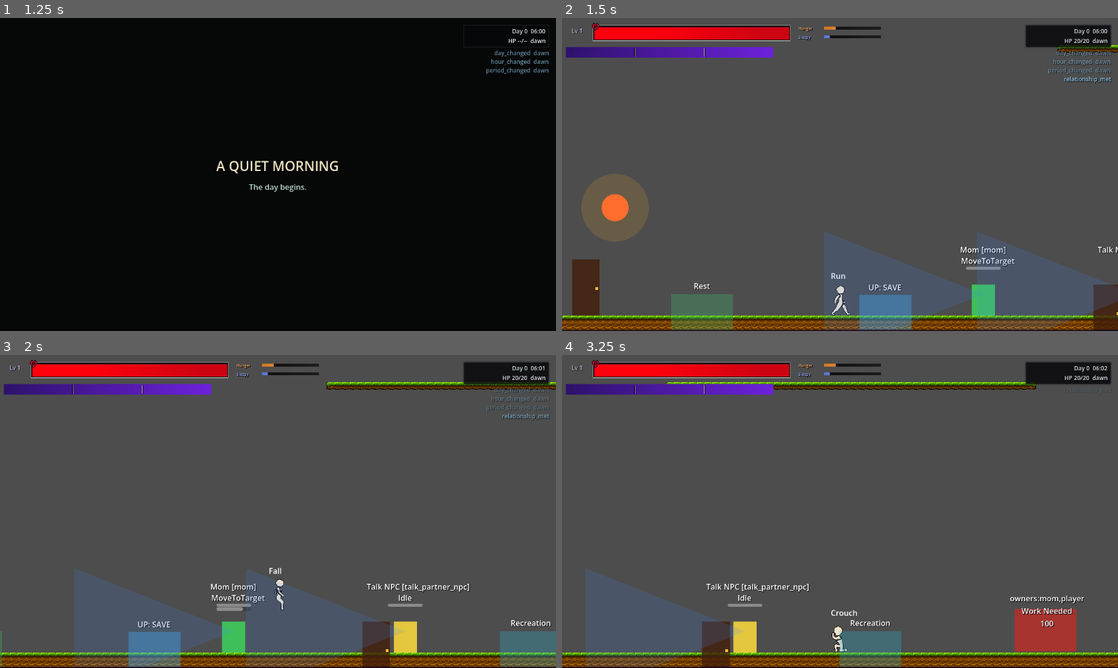
Above: before the commit, frames 1-4 (two rows, left to right).
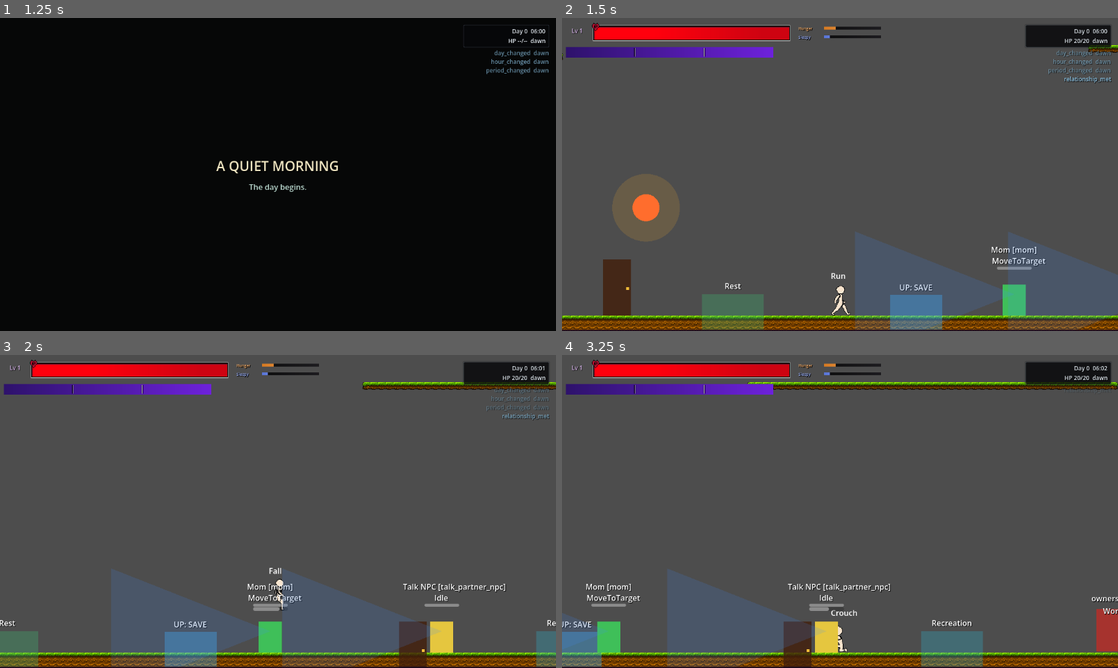
Above: after the commit, the same moments.

Repository: william-mad/2d-platformer-rpg-game-logic-first
Game: Godot game, scene res://scenes/levels/title_screen.tscn
The game is run twice, just before and just after one commit, with the same random seed, the same clock (stepped at 60 frames per second) and the same inputs.
Inputs (mouse positions are in pixels of both pictures, inside the frame that each line leads up to):
- Up to frame 1 (1.25 s): click "START GAME" at 0.5 s
- Up to frame 2 (1.5 s): tap Enter (ui_accept) at 1.25 s; move the mouse to (962, 158) at 1.27 s; hold D (right) from 1.28 s (still down); hold X (attach_rope) from 1.28 s (still down)
- Up to frame 3 (2 s): keep holding D (right); keep holding X (attach_rope); tap Space (jump) at 1.52 s
- Up to frame 4 (3.25 s): move the mouse to (728, 527) at 2.02 s; release X (attach_rope) at 2.03 s; tap Z (attack) at 2.1 s; tap Space (jump) at 2.27 s; move the mouse to (895, 442) at 2.77 s; release D (right) at 2.78 s; hold A (left) from 2.78 s (still down); hold Down (crouch) from 2.78 s (still down)

Frame 1 is identical in both runs. In frame 2, 14% of the frame differs, in the area x 0-100%, y 8-100%; in frame 3, 13%; in frame 4, 16%.

Commit message:
some bad changes to run and good fix

Diff:
--- a/data/npc_spots/mom_eat_prep.tres
+++ b/data/npc_spots/mom_eat_prep.tres
@@ -43,5 +43,6 @@
 meal_cycle_prep_owner_ids = Array[StringName]([&"mom", &"player"])
 meal_cycle_food_owner_ids = Array[StringName]([&"mom", &"player"])
 meal_cycle_cleanup_owner_ids = Array[StringName]([&"player"])
+meal_cycle_cleanup_work_multiplier = 2.0
 owner_ids = Array[StringName]([&"mom", &"player"])
 capacity = 0
--- a/player/states/dash.gd
+++ b/player/states/dash.gd
@@ -38,6 +38,7 @@
 
 
 func enter() -> void:
+	run.enable_running()
 	dash_timer = dash_duration
 	dash_elapsed = 0.0
 	afterimage_timer = 0.0
--- a/player/states/fall.gd
+++ b/player/states/fall.gd
@@ -86,7 +86,7 @@
 		if not player.ongrounddetection.is_colliding():
 			return ledge_grab
 		else:
-			return idle
+			return run if player.direction.x != 0.0 else idle
 	return next_state
 
 
--- a/player/states/idle.gd
+++ b/player/states/idle.gd
@@ -7,6 +7,7 @@
 
 
 func enter() -> void:
+	run.begin_idle_to_walk_countdown()
 	player.ledgegrabcolider.disabled = true
 	player.animation_player.play( "idle" )
 	pass
@@ -14,10 +15,13 @@
 
 
 func exit() -> void:
-	pass
+	run.update_idle_to_walk_countdown()
+	run.cancel_idle_to_walk_countdown()
 
 
 func handle_input( _event : InputEvent) -> PlayerState:
+	run.update_idle_to_walk_countdown()
+
 	var requested_dash := get_dash_state_from_input(_event)
 
 	if requested_dash != null:
@@ -37,6 +41,7 @@
 
 
 func process(_delta: float) -> PlayerState:
+	run.update_idle_to_walk_countdown()
 	if player.direction.x != 0:
 		return run
 	return next_state
--- a/player/states/jump.gd
+++ b/player/states/jump.gd
@@ -63,7 +63,7 @@
 		if player.ongrounddetection.is_colliding():
 			return ledge_grab
 		else:
-			return idle
+			return run if player.direction.x != 0.0 else idle
 	#player going down is falling:
 	if player.velocity.y >= 0:
 		return fall
--- a/player/states/run.gd
+++ b/player/states/run.gd
@@ -1,4 +1,12 @@
 class_name PlayerStateRun extends PlayerState
+
+@export var walk_speed: float = 350.0
+@export var walk_animation: StringName = &"run"
+@export var run_animation: StringName = &"run"
+@export_range(0.0, 2.0, 0.05, "suffix:s") var idle_to_walk_delay: float = 1.0
+
+var is_running: bool = false
+var idle_to_walk_at_msec: int = 0
 
 
 func init() -> void:
@@ -7,7 +15,9 @@
 
 
 func enter() -> void:
-	player.animation_player.play("run")
+	if player.previous_state == dash_state:
+		enable_running()
+	player.animation_player.play(run_animation if is_running else walk_animation)
 	player.ledgegrabcolider.disabled = true
 	pass
 
@@ -44,7 +54,8 @@
 	return next_state
 
 func physics_update_before_move(_delta: float) -> void:
-	player.velocity.x = player.direction.x * player.move_speed
+	var movement_speed := player.move_speed if is_running else walk_speed
+	player.velocity.x = player.direction.x * movement_speed
 
 
 func physics_update_after_move(_delta: float) -> PlayerState:
@@ -53,3 +64,28 @@
 		return fall
 
 	return next_state
+
+
+func enable_running() -> void:
+	is_running = true
+	idle_to_walk_at_msec = 0
+
+
+func begin_idle_to_walk_countdown() -> void:
+	if not is_running:
+		return
+	idle_to_walk_at_msec = Time.get_ticks_msec() + int(idle_to_walk_delay * 1000.0)
+
+
+func update_idle_to_walk_countdown() -> void:
+	if is_running and idle_to_walk_at_msec > 0 and Time.get_ticks_msec() >= idle_to_walk_at_msec:
+		clear_running()
+
+
+func cancel_idle_to_walk_countdown() -> void:
+	idle_to_walk_at_msec = 0
+
+
+func clear_running() -> void:
+	is_running = false
+	idle_to_walk_at_msec = 0
--- a/scripts/instances/npc_work_spot.gd
+++ b/scripts/instances/npc_work_spot.gd
@@ -174,7 +174,7 @@
 	# A spot's own work rate controls its live duration as well as off-screen simulation.
 	if world_definition == null:
 		return -1.0
-	var work_rate := absf(world_definition.spot_value_delta_per_game_hour)
+	var work_rate := absf(world_definition.spot_value_delta_per_game_hour) * _get_meal_cycle_work_multiplier()
 	if is_zero_approx(work_rate):
 		return -1.0
 	return get_work_needed_capacity() / work_rate
@@ -1035,6 +1035,13 @@
 	return MEAL_OWNER_PREP
 
 
+func _get_meal_cycle_work_multiplier() -> float:
+	if not meal_cycle_enabled or world_definition == null:
+		return 1.0
+
+	return world_definition.get_meal_cycle_work_multiplier_for_stage(meal_cycle_stage)
+
+
 func _meal_cycle_owner_allows(owner_type: String, owner_id: StringName) -> bool:
 	var cycle_owner_ids := _get_meal_cycle_owner_ids(owner_type)
 	if cycle_owner_ids.is_empty():
--- a/scripts/resources/npc_spot_definition.gd
+++ b/scripts/resources/npc_spot_definition.gd
@@ -44,6 +44,7 @@
 @export var meal_cycle_prep_owner_ids: Array[StringName] = []
 @export var meal_cycle_food_owner_ids: Array[StringName] = []
 @export var meal_cycle_cleanup_owner_ids: Array[StringName] = []
+@export_range(0.0, 20.0, 0.01) var meal_cycle_cleanup_work_multiplier: float = 1.0
 
 @export_group("Sleep Skip Wake")
 @export var wake_at_home_position: bool = true
@@ -136,6 +137,13 @@
 	return StringName("assign_%s_target" % String(state_name).to_snake_case())
 
 
+func get_meal_cycle_work_multiplier_for_stage(stage: String) -> float:
+	if stage == "cleanup_work":
+		return maxf(meal_cycle_cleanup_work_multiplier, 0.0)
+
+	return 1.0
+
+
 func _window_contains_hour(window: Dictionary, hour: float) -> bool:
 	var start_hour := fposmod(float(window.get("start_hour", window.get("start", 0.0))), 24.0)
 	var end_hour := fposmod(float(window.get("end_hour", window.get("end", 24.0))), 24.0)
--- a/scripts/systems/npc_meal_cycle_runtime.gd
+++ b/scripts/systems/npc_meal_cycle_runtime.gd
@@ -65,6 +65,9 @@
 		state["cleanup_owner_ids"] = _string_names_to_strings(
 			controller.meal_cycle_cleanup_owner_ids,
 			[]
+		)
+		state["cleanup_work_multiplier"] = controller.get_meal_cycle_work_multiplier_for_stage(
+			MEAL_STAGE_CLEANUP_WORK
 		)
 
 		var owner_meal_data = state.get("owner_meal_data", {})
@@ -238,6 +241,9 @@
 	state["food_available"] = false
 	state["food_ready_total_hours"] = -1.0
 	state["stage_started_total_hours"] = event_total_hours
+	state["cleanup_work_multiplier"] = controller.get_meal_cycle_work_multiplier_for_stage(
+		MEAL_STAGE_CLEANUP_WORK
+	)
 	state.erase("pending_work_completion_total_hours")
 	_set_meal_cycle_controller_state(runtime, controller, state)
 
@@ -350,7 +356,12 @@
 		return
 
 	var previous_value := float(state.get("value", definition.spot_value_initial))
-	var requested_delta := definition.spot_value_delta_per_game_hour * game_hours
+	var stage := String(state.get("stage", MEAL_STAGE_PREP_WORK))
+	var requested_delta := (
+		definition.spot_value_delta_per_game_hour
+		* game_hours
+		* definition.get_meal_cycle_work_multiplier_for_stage(stage)
+	)
 	var done_threshold := float(state.get("done_threshold", definition.spot_value_done_threshold))
 	if (
 		total_hours >= 0.0
@@ -470,6 +481,9 @@
 	state["food_available"] = false
 	state["food_ready_total_hours"] = -1.0
 	state["stage_started_total_hours"] = runtime._get_current_total_hours()
+	state["cleanup_work_multiplier"] = controller.get_meal_cycle_work_multiplier_for_stage(
+		MEAL_STAGE_CLEANUP_WORK
+	)
 	state.erase("pending_work_completion_total_hours")
 	_set_meal_cycle_controller_state(runtime, controller, state)
 
--- a/test_npc_world_simulation_runtime.gd
+++ b/test_npc_world_simulation_runtime.gd
@@ -125,6 +125,7 @@
 	_test_late_food_does_not_call_eaters(simulator, world_time)
 	_test_skipped_time_forces_cleanup(simulator, world_time)
 	_test_cleanup_owner_filter(simulator, world_time)
+	_test_cleanup_work_is_faster_than_prep(simulator, world_time)
 	_test_sated_meal_owner_is_not_called_again(simulator, world_time)
 	_test_offscreen_eating_consumes_food_one_to_one(simulator, world_time)
 	_test_live_eat_resume_revalidates_spot_and_hunger(simulator)
@@ -225,6 +226,33 @@
 		bool(simulator.call("_meal_cycle_definition_can_start", prep_definition, &"player", 8.0)),
 		"player is a cleanup owner"
 	)
+
+
+func _test_cleanup_work_is_faster_than_prep(simulator: Node, world_time: Node) -> void:
+	var prep_definition = simulator.call("get_spot_definition", PREP_SPOT_ID)
+	_expect_true(prep_definition != null, "meal prep definition loads for cleanup speed test")
+	if prep_definition == null:
+		return
+
+	_reset_meal_cycle(simulator, world_time, 6.0)
+	simulator.call("_apply_meal_cycle_work_progress", prep_definition, 0.125, 6.125)
+	var state: Dictionary = simulator.call("get_meal_cycle_state", PREP_SPOT_ID)
+	_expect_approx(float(state.get("value", 0.0)), 75.0, 0.001, "prep keeps the base work rate")
+
+	world_time.call("set_total_hours", 8.0)
+	simulator.call("_process_meal_cycle_schedule_until_snapshot", world_time.call("get_snapshot"))
+	state = simulator.call("get_meal_cycle_state", PREP_SPOT_ID)
+	_expect_equal(state.get("stage", ""), STAGE_CLEANUP, "cleanup speed test enters cleanup")
+	_expect_approx(
+		float(state.get("cleanup_work_multiplier", 1.0)),
+		2.0,
+		0.001,
+		"cleanup exposes the configured work multiplier"
+	)
+
+	simulator.call("_apply_meal_cycle_work_progress", prep_definition, 0.125, 8.125)
+	state = simulator.call("get_meal_cycle_state", PREP_SPOT_ID)
+	_expect_approx(float(state.get("value", 0.0)), 50.0, 0.001, "cleanup work clears twice as fast")
 
 
 func _test_sated_meal_owner_is_not_called_again(simulator: Node, world_time: Node) -> void:
--- a/test_shared_work_dispatch_runtime.gd
+++ b/test_shared_work_dispatch_runtime.gd
@@ -44,6 +44,7 @@
 	_test_player_and_npc_progress_is_additive()
 	_test_player_work_respects_meal_stage()
 	_test_player_work_respects_cleanup_owner()
+	_test_cleanup_work_uses_stage_multiplier()
 	_test_player_eat_progress_is_visible()
 	_test_live_eat_consumes_food_one_to_one()
 	_test_practice_dummy_player_hit_updates_counters()
@@ -131,6 +132,33 @@
 		0.001,
 		"cleanup owner gate blocks player progress"
 	)
+	_free_setup(setup)
+
+
+func _test_cleanup_work_uses_stage_multiplier() -> void:
+	var setup := _create_work_setup()
+	var spot: NpcWorkSpot = setup["spot"]
+	var player: Node2D = setup["player"]
+
+	spot.world_definition.meal_cycle_cleanup_work_multiplier = 2.0
+	spot.meal_cycle_enabled = true
+	spot.meal_cycle_stage = "cleanup_work"
+	spot.meal_cycle_work_call_active = true
+	spot.meal_cycle_cleanup_owner_ids = [&"player"]
+
+	_expect_approx(
+		spot.get_full_work_game_hours(),
+		0.5,
+		0.001,
+		"cleanup live work duration uses the cleanup multiplier"
+	)
+	_expect_approx(
+		spot.apply_worker_work_progress(player, 1.0, 1.0),
+		-20.0,
+		0.001,
+		"cleanup live work progress is doubled"
+	)
+	_expect_approx(spot.get_work_needed(), 80.0, 0.001, "cleanup live work updates shared work")
 	_free_setup(setup)
 
 
